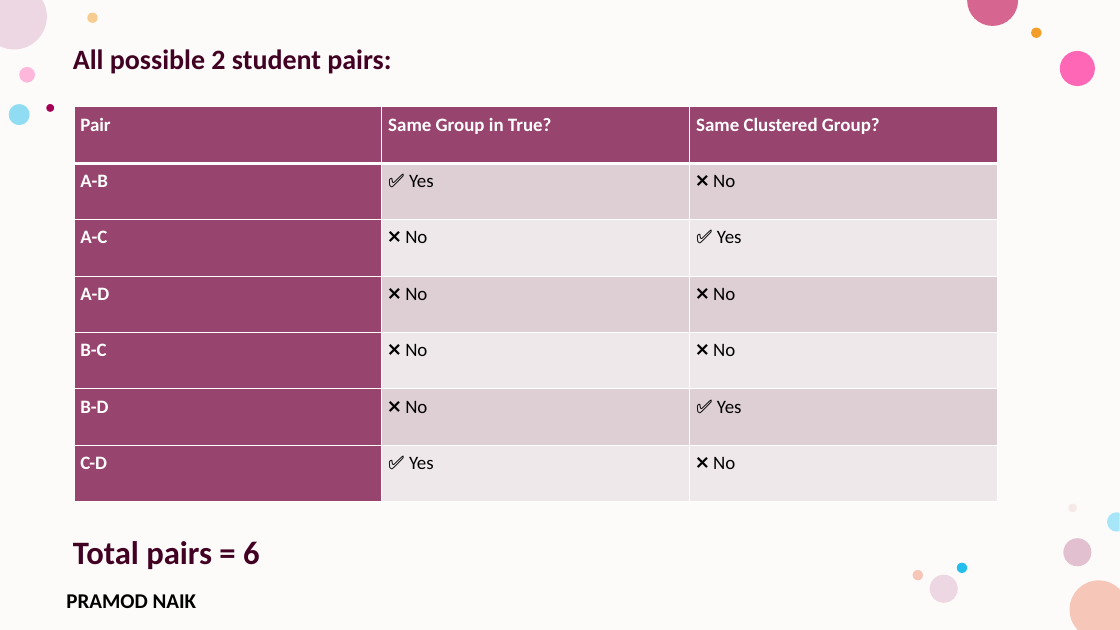
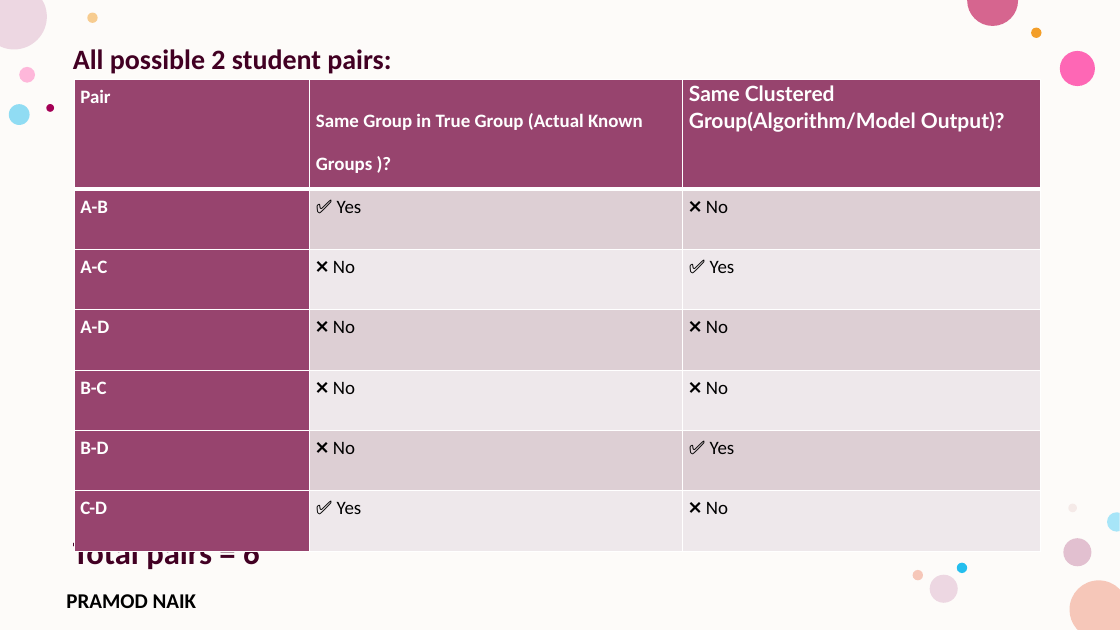
Before and after one commit to PRAMODNAIK-DEV/MCA-2nd-Sem-ML-Data-Analytics-Shridevi-College, a slide deck: slide 53 of Theory Class-Notes/Unit-3 Unsupervised Learning.pptx. Drawn at 1120x630 pixels with LibreOffice and Linux fonts; fonts in the diff are those of the drawing; background and template pictures are left out. Boxes give left, top, right and bottom in pixels: in the first picture for what was removed or moved away, otherwise in the second. Text is boxed around its words. In the diff, an @@ line names an element or a change of style, - is before the commit and + after.

```diff
--- a/Theory Class-Notes/Unit-3 Unsupervised Learning.pptx
+++ b/Theory Class-Notes/Unit-3 Unsupervised Learning.pptx
@@ table at (74,80,1039,534) @@
-row 1, column 2: Same Group in True?
+row 1, column 2: Same Group in True Group (Actual Known Groups )?
-row 1, column 3: Same Clustered Group?
+row 1, column 3: Same Clustered Group(Algorithm/Model Output)?
@@ table: place and size @@
-table at (74,107,999,502)
+table at (74,80,1039,534)
```
Also in this commit, not shown: 1 other slide changed, 6 slides added, 6 slides removed.
